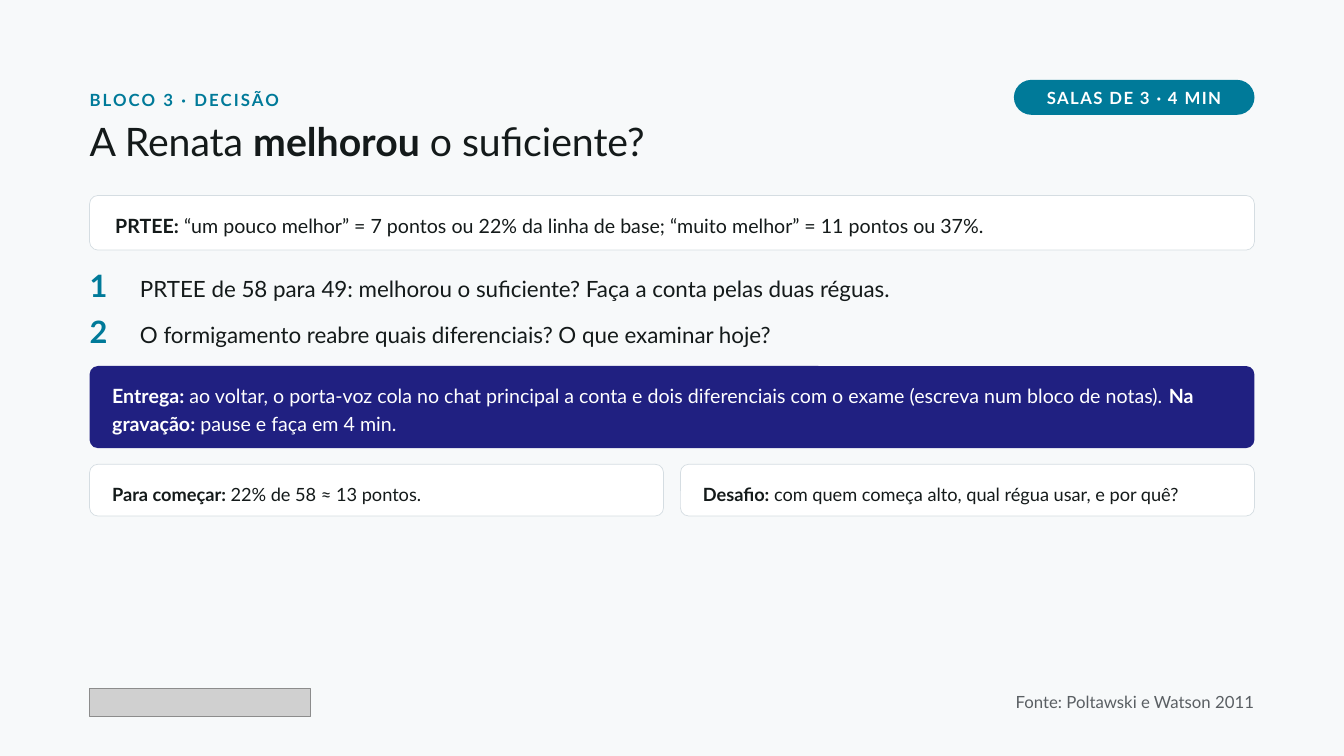
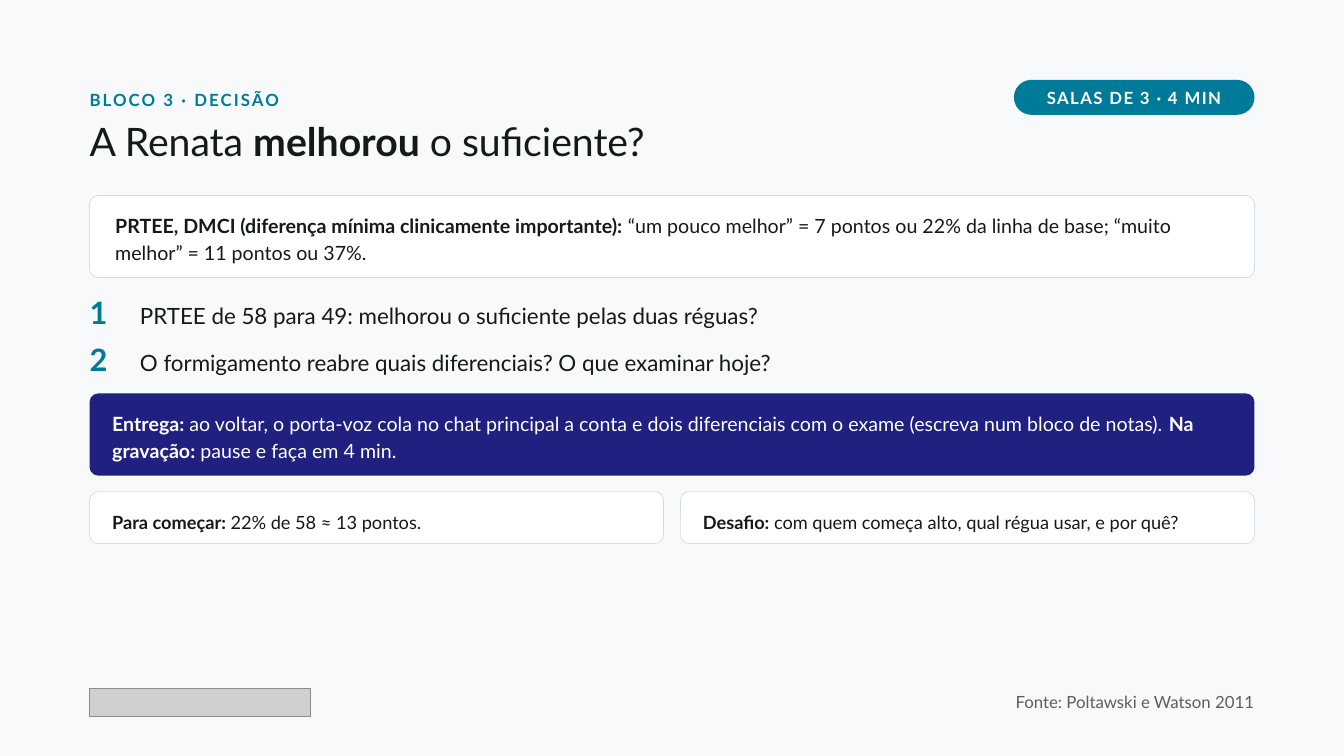
Before and after one commit to dossantosdanieel/illic, a slide deck: slide 18 of aulas/2026-11-cotovelo-lateral-1-diagnostico/04_aula/cotovelo-lateral-1-diagnostico.pptx. Drawn at 1344x756 pixels with LibreOffice and Linux fonts; fonts in the diff are those of the drawing; grey boxes stand for pictures. Boxes give left, top, right and bottom in pixels: in the first picture for what was removed or moved away, otherwise in the second. Text is boxed around its words. In the diff, an @@ line names an element or a change of style, - is before the commit and + after.

```diff
--- a/aulas/2026-11-cotovelo-lateral-1-diagnostico/04_aula/cotovelo-lateral-1-diagnostico.pptx
+++ b/aulas/2026-11-cotovelo-lateral-1-diagnostico/04_aula/cotovelo-lateral-1-diagnostico.pptx
@@ rounded rectangle "PRTEE, DMCI (diferença mínima clinicamente ...": place and size @@
-rounded rectangle "PRTEE, DMCI (diferença mínima clinicamente ..." at (90,196,1255,250)
+rounded rectangle "PRTEE, DMCI (diferença mínima clinicamente ..." at (90,196,1255,277)
@@ rounded rectangle "PRTEE, DMCI (diferença mínima clinicamente ..." at (90,196,1255,277): proportions changed @@
@@ text in rounded rectangle at (115,218,1171,264): text changed @@
-PRTEE: “um pouco melhor” = 7 pontos ou 22% da linha de base; “muito melhor” = 11 pontos ou 37%.
+PRTEE, DMCI (diferença mínima clinicamente importante): “um pouco melhor” = 7 pontos ou 22% da linha de base; “muito melhor” = 11 pontos ou 37%.
@@ text at (140,307,758,328): text changed @@
-PRTEE de 58 para 49: melhorou o suficiente? Faça a conta pelas duas réguas.
+PRTEE de 58 para 49: melhorou o suficiente pelas duas réguas?
@@ 3 texts, 3 rounded rectangles: place and size @@
-3 texts, 3 rounded rectangles at (90,274,1255,516)
+3 texts, 3 rounded rectangles at (90,301,1255,543)
```
Also in this commit, not shown: 9 other slides changed, 18 other files.
